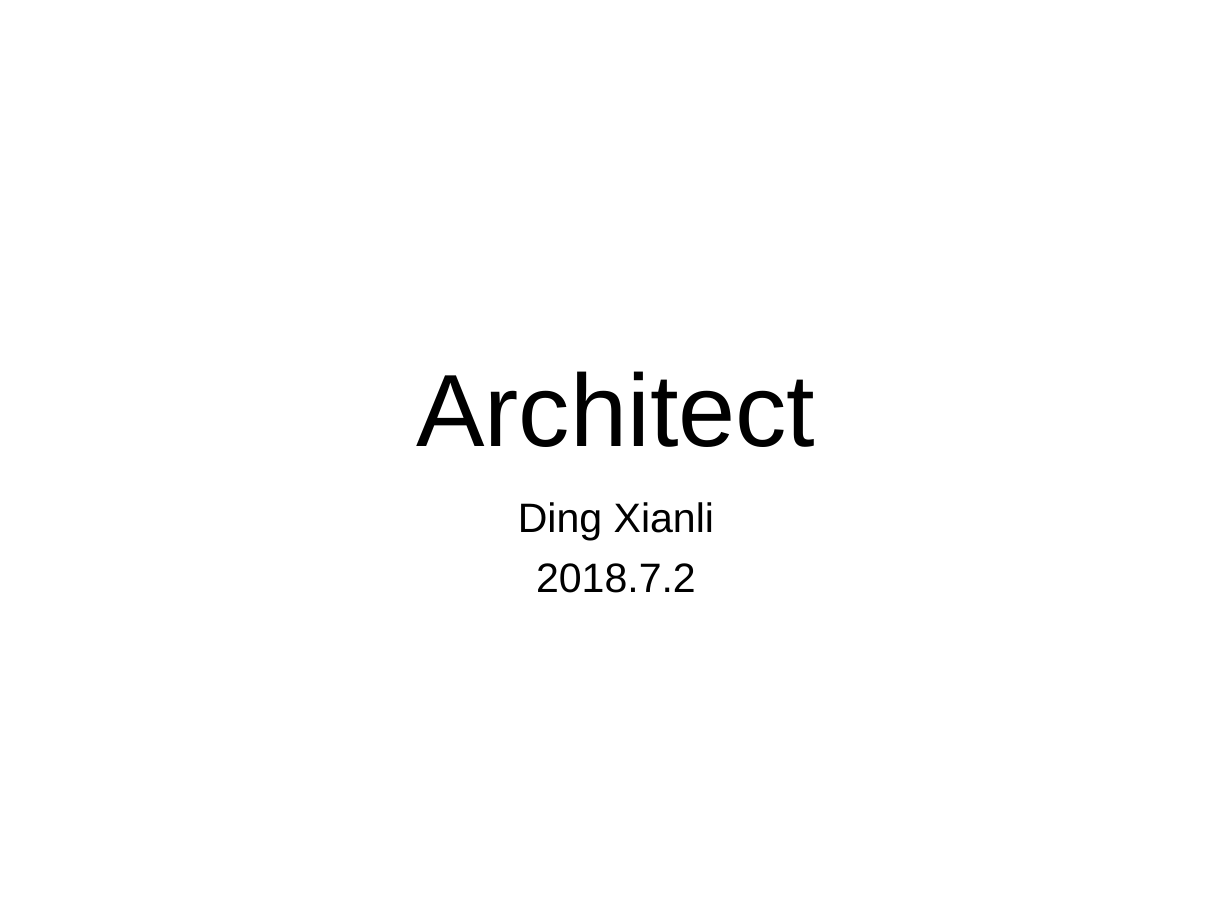
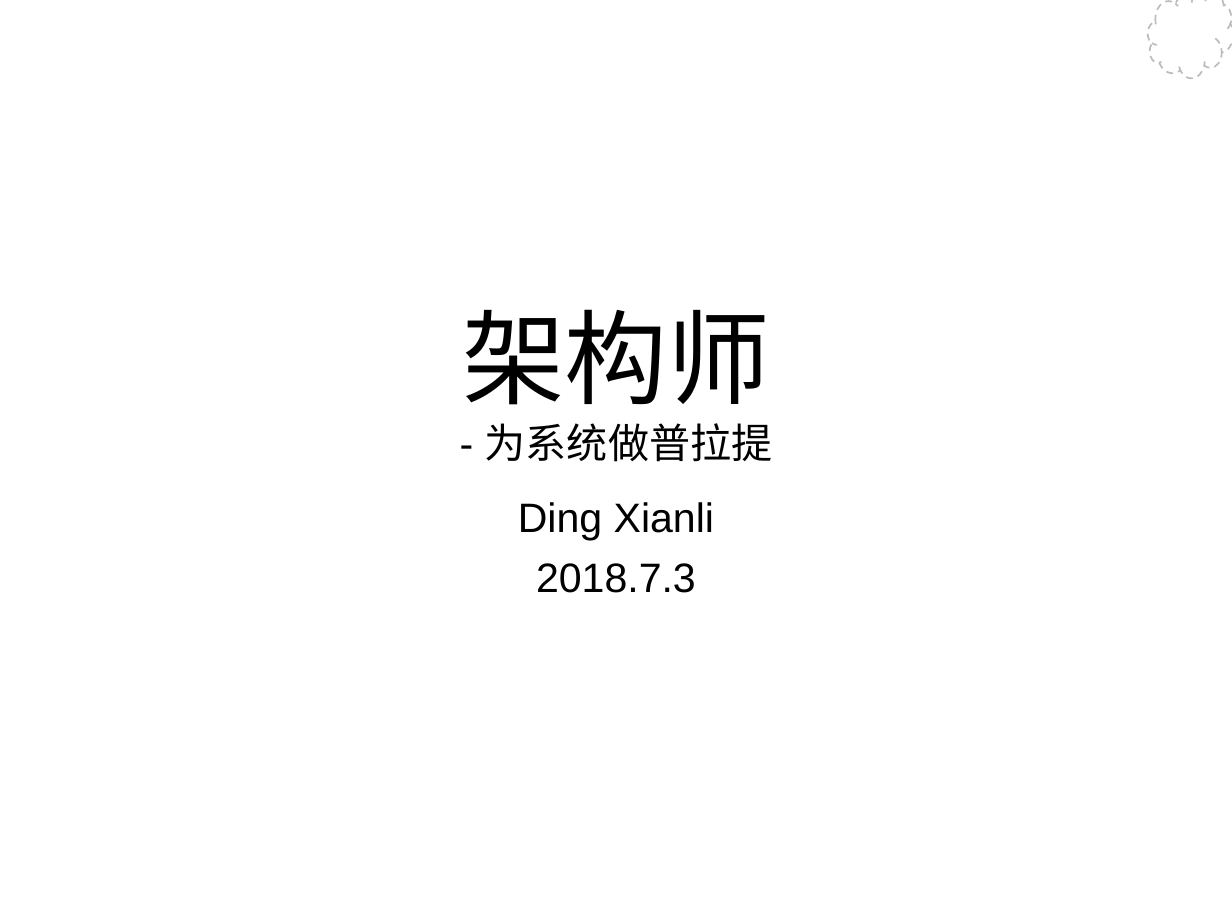
Before and after one commit to Wang-Ray/notes, a slide deck: slide 1 of Architect.ppt. Drawn at 1232x924 pixels with LibreOffice and Linux fonts; fonts in the diff are those of the drawing; background and template pictures are left out. Boxes give left, top, right and bottom in pixels: in the first picture for what was removed or moved away, otherwise in the second. Text is boxed around its words. In the diff, an @@ line names an element or a change of style, - is before the commit and + after.

```diff
--- a/Architect.ppt
+++ b/Architect.ppt
@@ freeform shape added at bbox=[1148, 0, 1232, 79], fill #FFFFFF, outline #BCBCBC 0.99 pt dashed @@
@@ title at bbox=[462, 309, 772, 462]: text changed; size 60 to 24 pt @@
-Architect
+架构师
+- 为系统做普拉提
@@ subtitle at bbox=[536, 563, 696, 593]: text changed @@
-2018.7.2
+2018.7.3
```
Also in this commit, not shown: 3 other slides changed, 26 slides added, 5 slides removed.
